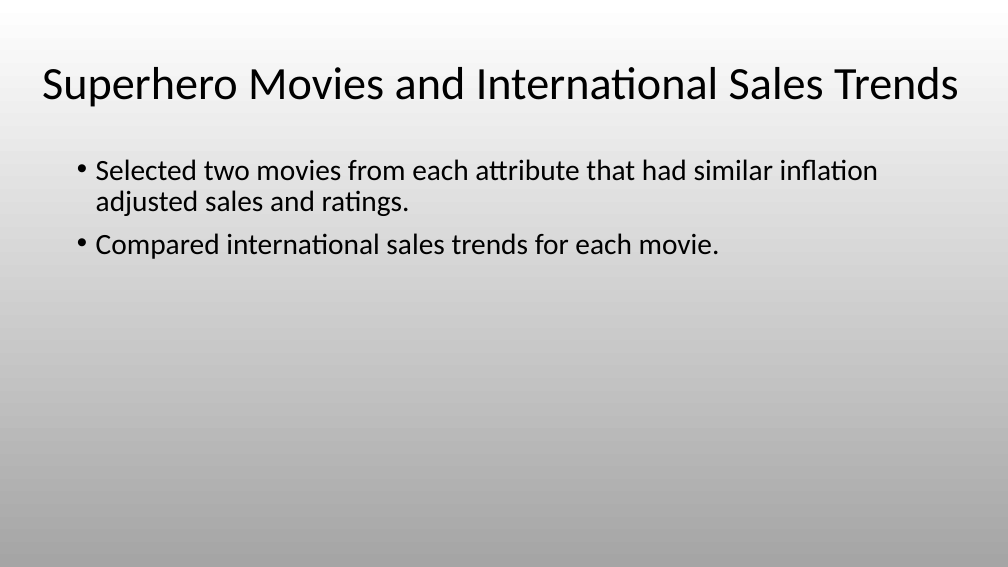
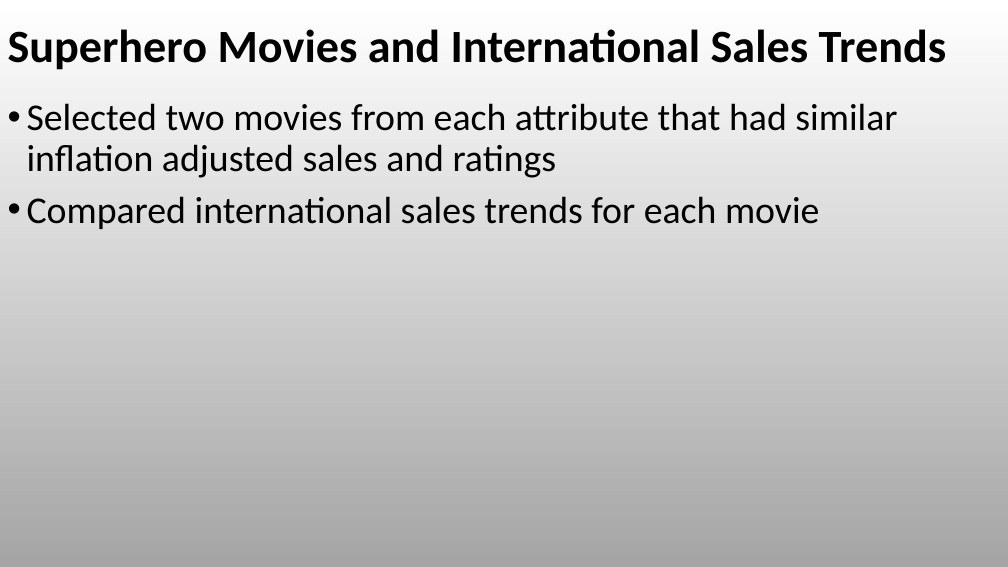
Before and after one commit to RyanSchraeder/Team-Aurora-Marvels, a slide deck: slide 17 of Project_1_Superheros.pptx (slide 16 before the commit). Drawn at 1008x567 pixels with LibreOffice and Linux fonts; fonts in the diff are those of the drawing. Boxes give left, top, right and bottom in pixels: in the first picture for what was removed or moved away, otherwise in the second. Text is boxed around its words. In the diff, an @@ line names an element or a change of style, - is before the commit and + after.

```diff
--- a/Project_1_Superheros.pptx
+++ b/Project_1_Superheros.pptx
@@ text "Superhero Movies and International Sales ..." moved from (x1=42, y1=67, x2=959, y2=107) to (x1=8, y1=29, x2=947, y2=70) @@
@@ text "Superhero Movies and International Sales ..." at (x1=8, y1=29, x2=947, y2=70): bold on @@
@@ text at (x1=27, y1=103, x2=897, y2=229): text changed; size 28 to 36 pt @@
-• Selected two movies from each attribute that had similar inflation adjusted sales and ratings.
-• Compared international sales trends for each movie.
+• Selected two movies from each attribute that had similar inflation adjusted sales and ratings
+• Compared international sales trends for each movie
```
Also in this commit, not shown: 23 other slides changed, 1 slide added.
